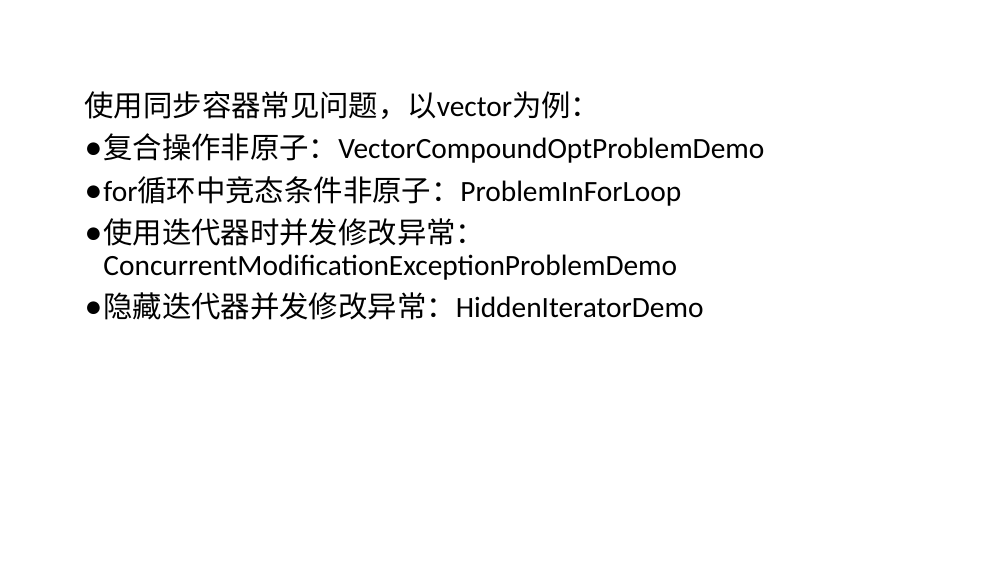
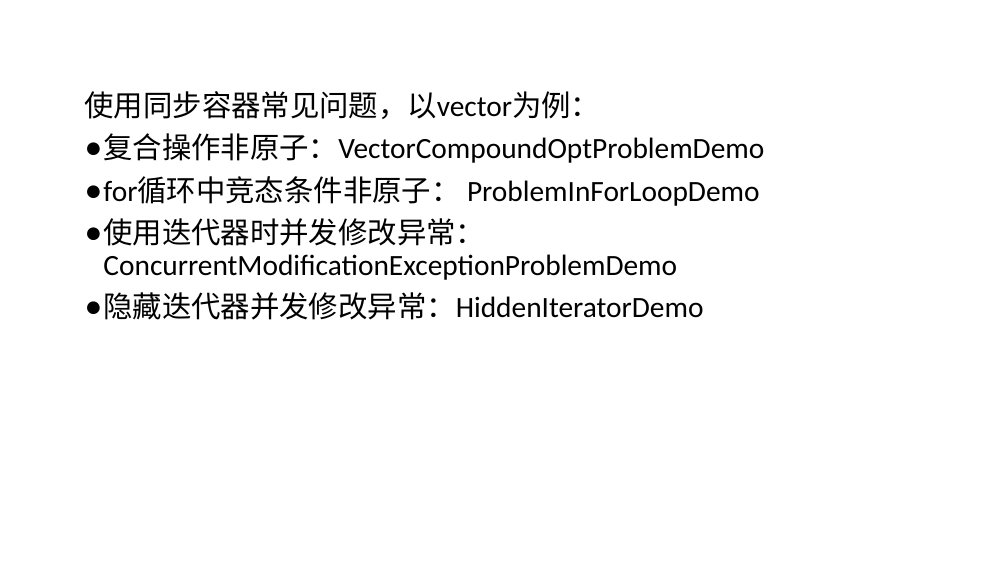
Before and after one commit to GerogeLeon/multithread_demo, a slide deck: slide 27 of JAVA并发编程.pptx. Drawn at 1008x567 pixels with LibreOffice and Linux fonts; fonts in the diff are those of the drawing. Boxes give left, top, right and bottom in pixels: in the first picture for what was removed or moved away, otherwise in the second. Text is boxed around its words. In the diff, an @@ line names an element or a change of style, - is before the commit and + after.

```diff
--- a/JAVA并发编程.pptx
+++ b/JAVA并发编程.pptx
@@ text at (103,176,760,206): text changed @@
-● for循环中竞态条件非原子：ProblemInForLoop
+● for循环中竞态条件非原子： ProblemInForLoopDemo
```
Also in this commit, not shown: 2 other files.
